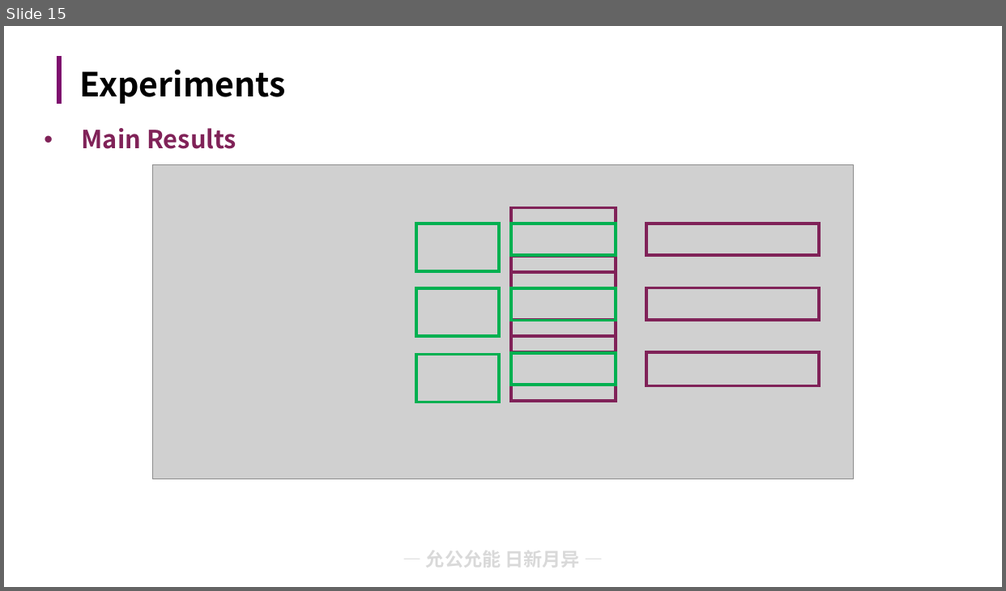
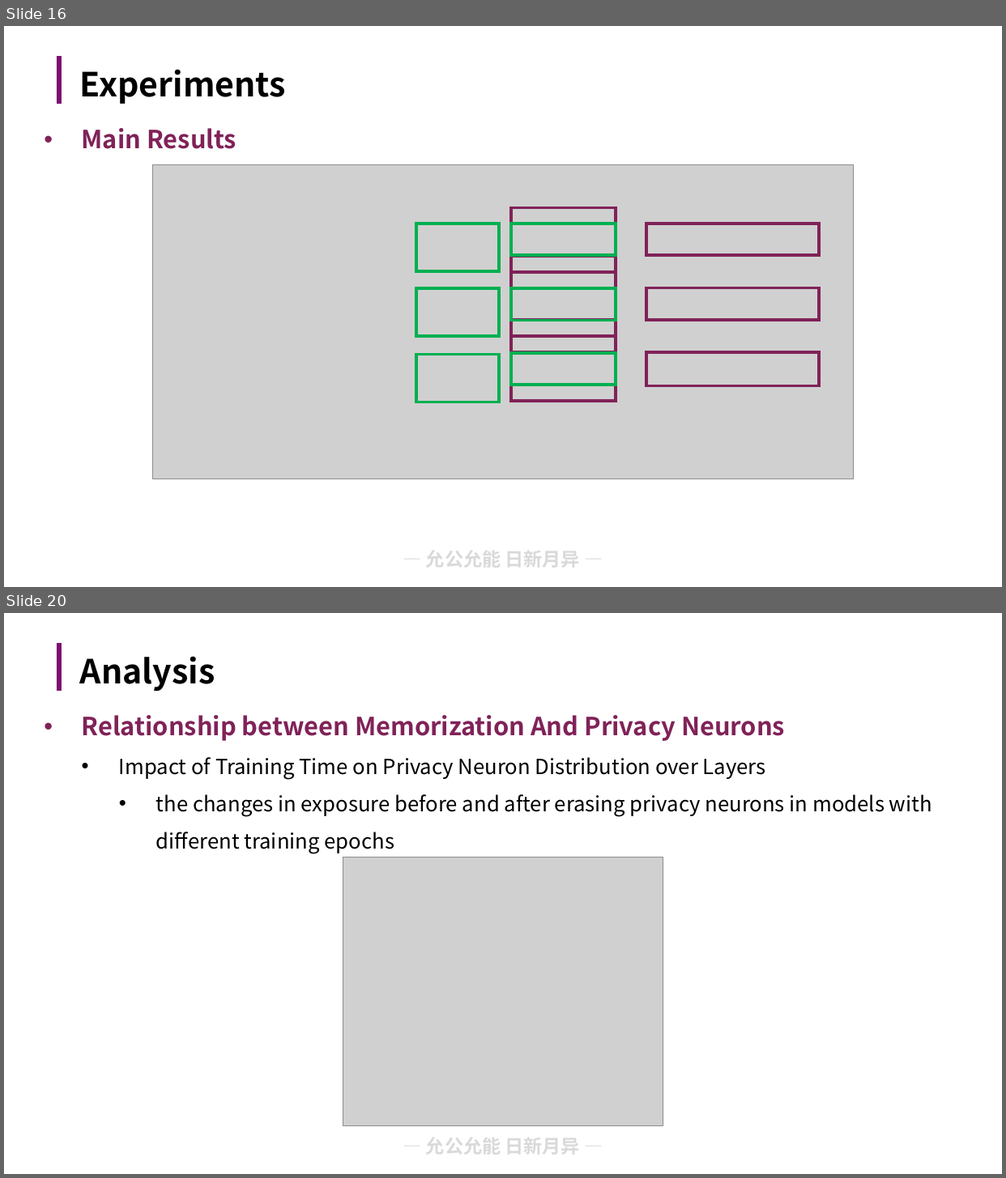
Before and after one commit to lxmliu2002/Data_Security, a slide deck: lab7/report/slides.pptx. Shown one above the other, each under a label of ours: slide 15 before the commit, slides 16 and 20 after it; the slides between them are not shown. The pictures are 1006x591 and 1006x1178 pixels, drawn with LibreOffice and Linux fonts; fonts in the diff are those of the drawing; grey boxes stand for pictures; background and template pictures are left out. Boxes give left, top, right and bottom in pixels: in the first picture for what was removed or moved away, otherwise in the second. Text is boxed around its words. In the diff, an @@ line names an element or a change of style, - is before the commit and + after.

```diff
--- a/lab7/report/slides.pptx
+++ b/lab7/report/slides.pptx
@@ slide 20 added at box(4, 613, 1002, 1174), background #FFFFFF; not listed: 2 template elements that a slide beside it also shows @@
@@ title added at box(80, 656, 215, 692), 32 pt, text #000000, bold @@
+Analysis
@@ text added at box(82, 715, 932, 854), 20 pt, text #000000 @@
+• Relationship between Memorization And Privacy Neurons
+  • Impact of Training Time on Privacy Neuron Distribution over Layers
+    • the changes in exposure before and after erasing privacy neurons in models with different training epochs
@@ picture added at box(343, 857, 663, 1127) @@
@@ what was slide 15 is now slide 16 @@
```
Also in this commit, not shown: 6 slides changed, 9 other slides added.
